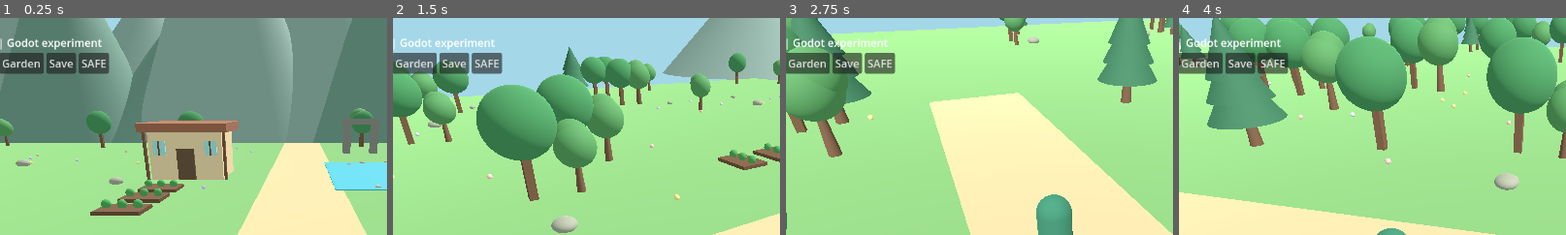
Above: before the commit, frames 1-4 (left to right).
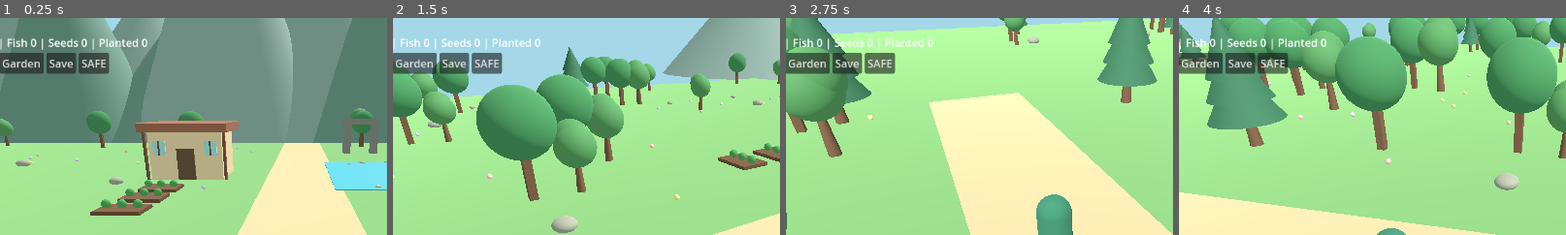
Above: after the commit, the same moments.

Repository: koji06ochi-ship-it/SUG-WORLD-3D
Game: Godot game, scene res://main.tscn
Two runs of this game, one before a commit and one after it. Both use one fixed random seed, a clock stepped at 60 frames per second and the inputs below.
Inputs (mouse positions are % of the whole screen's width and height, from its top left):
- Up to frame 1 (0.25 s): no input
- Up to frame 2 (1.5 s): move the mouse to (72, 45) at 0.52 s; hold D 0.53-1.25 s; click (72, 45) at 0.67 s; drag from (30, 55) to (45, 70) at 1.27 s
- Up to frame 3 (2.75 s): move the mouse to (60, 28) at 2.02 s; hold D from 2.03 s (still down)
- Up to frame 4 (4 s): release D at 2.75 s; drag from (45, 70) to (20, 35) at 2.77 s; move the mouse to (80, 65) at 3.52 s; hold A from 3.53 s (still down)
The pictures show only the part of the screen within x 11-61%, y 0-50%; the shares and areas given below are measured in that part.

The runs differ from the first frame. In frame 1, 0.8% of the frame differs, in the area x 2-39%, y 9-15%; in frame 2, 0.6%; in frame 3, 0.7%; in frame 4, 0.8%.

Commit message:
Show persisted fish, seed and garden totals on WORLD HUD

Diff:
--- a/valley.gd
+++ b/valley.gd
@@ -27,6 +27,14 @@
     if state.load_save():
         player.position = state.world_position
         fish_attempts = int(state.inventory.get("fish", 0))
+    _refresh_status()
+
+func _refresh_status() -> void:
+    status.text = "S.u.G WORLD | Fish %d | Seeds %d | Planted %d" % [
+        int(state.inventory.get("fish", 0)),
+        int(state.inventory.get("seeds", 0)),
+        int(state.garden.get("planted", 0))
+    ]
 
 func _make_box(name: String, pos: Vector3, size: Vector3, color: Color) -> StaticBody3D:
     var body := StaticBody3D.new()
